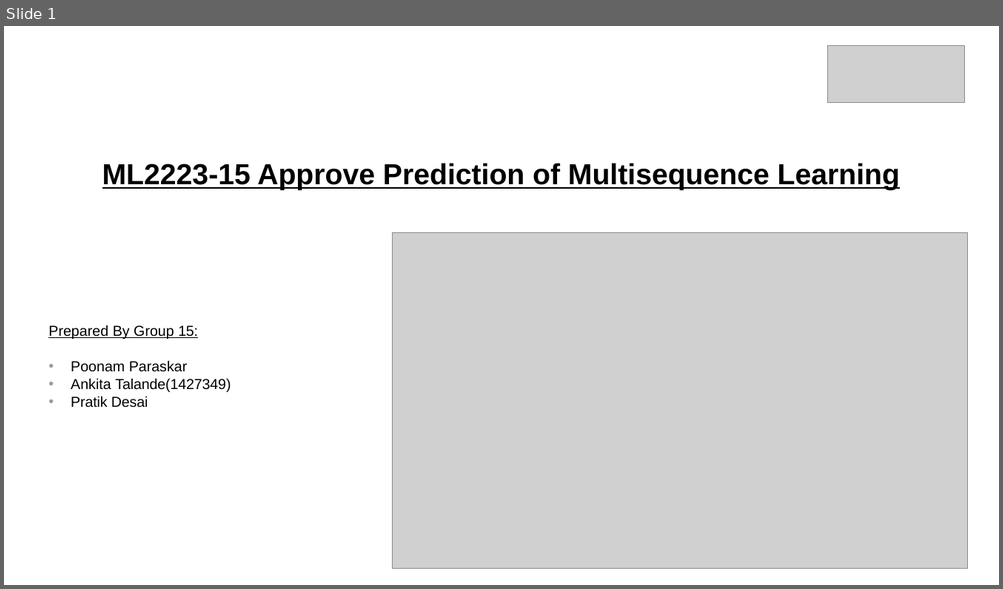
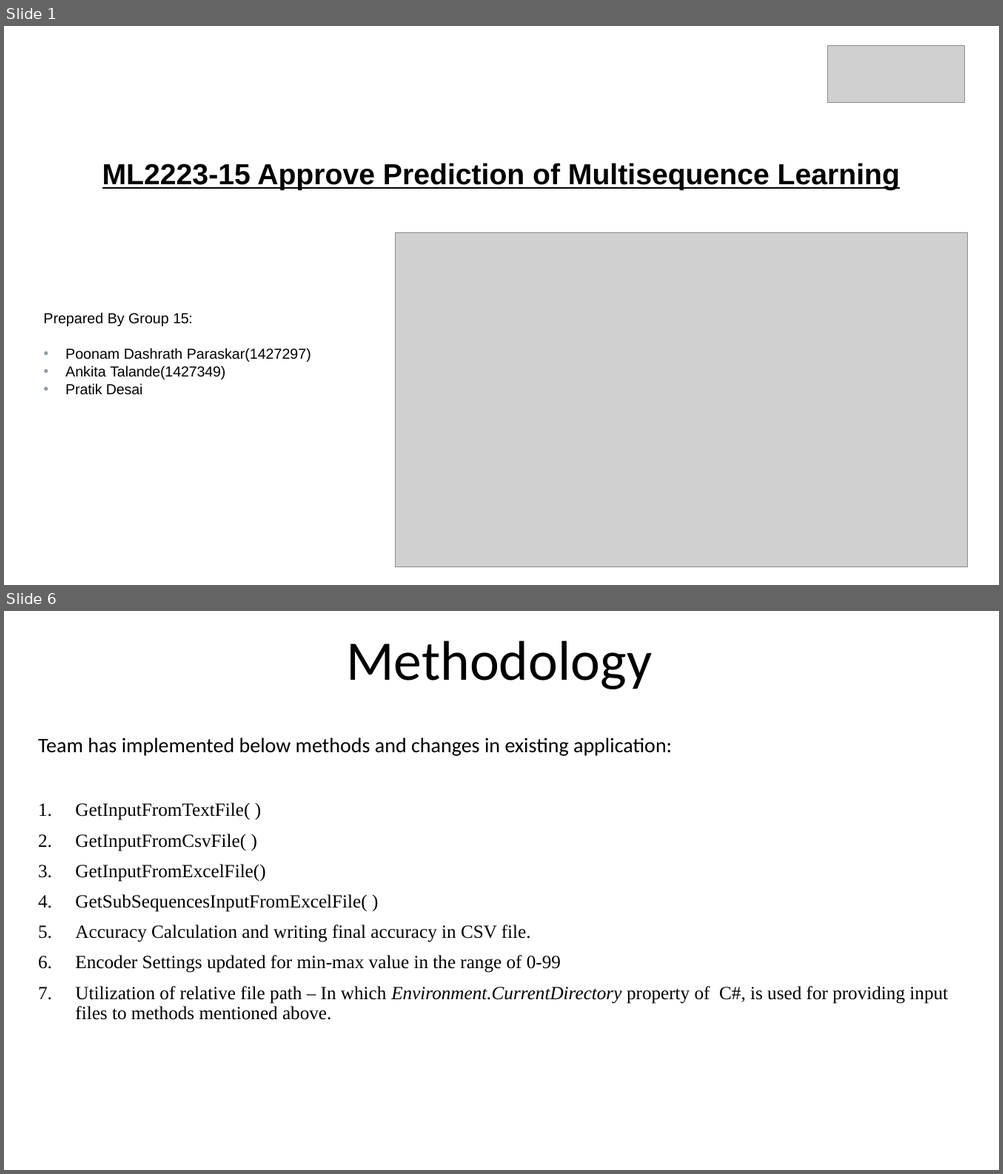
Before and after one commit to ddobric/neocortexapi, a slide deck: source/MySEProject/Documentation/ML2223_15 Approve Prediction of Multisequence Learning.pptx. Shown one above the other, each under a label of ours: slide 1 before the commit, slides 1 and 6 after it; the slides between them are not shown. The pictures are 1003x589 and 1003x1174 pixels, drawn with LibreOffice and Linux fonts; fonts in the diff are those of the drawing; grey boxes stand for pictures. Boxes give left, top, right and bottom in pixels: in the first picture for what was removed or moved away, otherwise in the second. Text is boxed around its words. In the diff, an @@ line names an element or a change of style, - is before the commit and + after.

Commit message:
Modified presentation and added Introduction, methodology, result and conclusion

```diff
--- a/source/MySEProject/Documentation/ML2223_15 Approve Prediction of Multisequence Learning.pptx
+++ b/source/MySEProject/Documentation/ML2223_15 Approve Prediction of Multisequence Learning.pptx
@@ slide 6 added at (4, 611, 999, 1170), background #FFFFFF @@
@@ title added at (346, 641, 652, 689), 54 pt, text #000000 @@
+Methodology
@@ subtitle added at (38, 738, 948, 1020), 18 pt, text #000000 @@
+Team has implemented below methods and changes in existing application:
+1. GetInputFromTextFile( )
+2. GetInputFromCsvFile( )
+3. GetInputFromExcelFile()
+4. GetSubSequencesInputFromExcelFile( )
+5. Accuracy Calculation and writing final accuracy in CSV file.
+6. Encoder Settings updated for min-max value in the range of 0-99
+7. Utilization of relative file path – In which Environment.CurrentDirectory property of C#, is used for providing input files to methods mentioned above.
@@ slide 1 changed as well @@
@@ picture: place and size @@
-picture at (392, 232, 967, 569)
+picture at (395, 232, 968, 568)
@@ subtitle "Prepared By Group 15:": place and size @@
-subtitle "Prepared By Group 15:" at (48, 325, 230, 408)
+subtitle "Prepared By Group 15:" at (43, 312, 311, 395)
@@ subtitle at (43, 312, 193, 326): underline off in "Prepared By Group 15:" @@
@@ subtitle at (65, 348, 311, 362): text changed @@
-• Poonam Paraskar
+• Poonam Dashrath Paraskar(1427297)
```
Also in this commit, not shown: 2 other slides changed, 8 other slides added, 7 slides removed.
